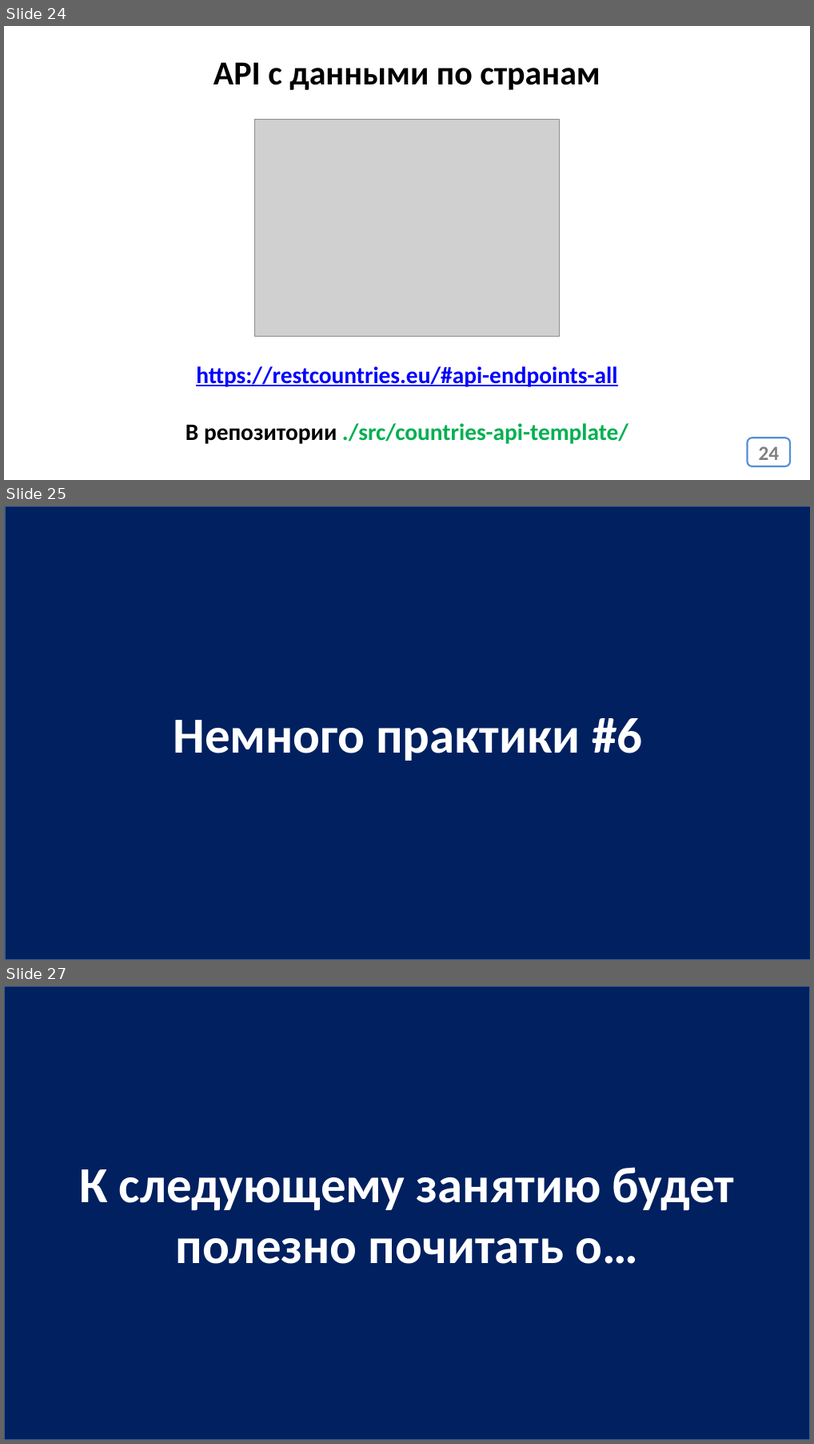
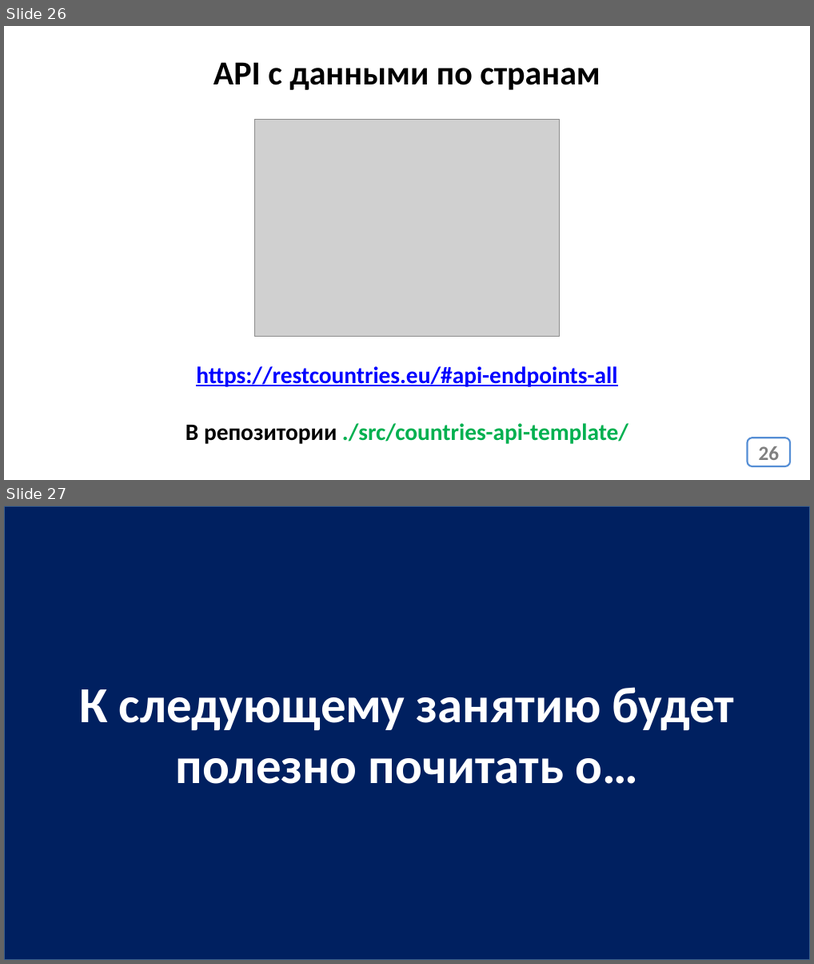
Before and after one commit to js-11-ort-dnipro/lesson03, a slide deck: lesson03.pptx. Shown one above the other, each under a label of ours: slides 24, 25 and 27 before the commit, slides 26 and 27 after it; the slides between them are not shown. The pictures are 814x1444 and 814x964 pixels, drawn with LibreOffice and Linux fonts; fonts in the diff are those of the drawing; grey boxes stand for pictures. Boxes give left, top, right and bottom in pixels: in the first picture for what was removed or moved away, otherwise in the second. Text is boxed around its words. In the diff, an @@ line names an element or a change of style, - is before the commit and + after.

```diff
--- a/lesson03.pptx
+++ b/lesson03.pptx
@@ slide 25 removed at box(4, 506, 810, 960), background #FFFFFF @@
@@ rectangle removed at box(5, 506, 810, 960) @@
-Немного практики #6
@@ what was slide 24 is now slide 26 @@
@@ page number at box(759, 446, 780, 460): text changed @@
-24
+26
```
Also in this commit, not shown: 1 slide changed, 1 slide added, 3 other files.
